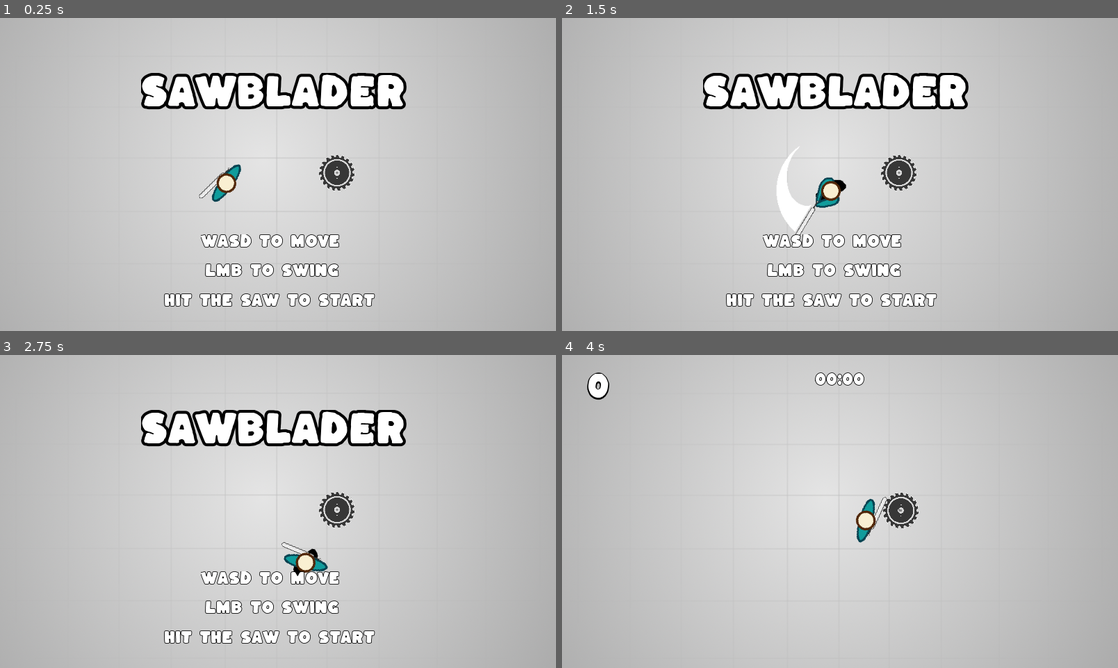
Above: before the commit, frames 1-4 (two rows, left to right).
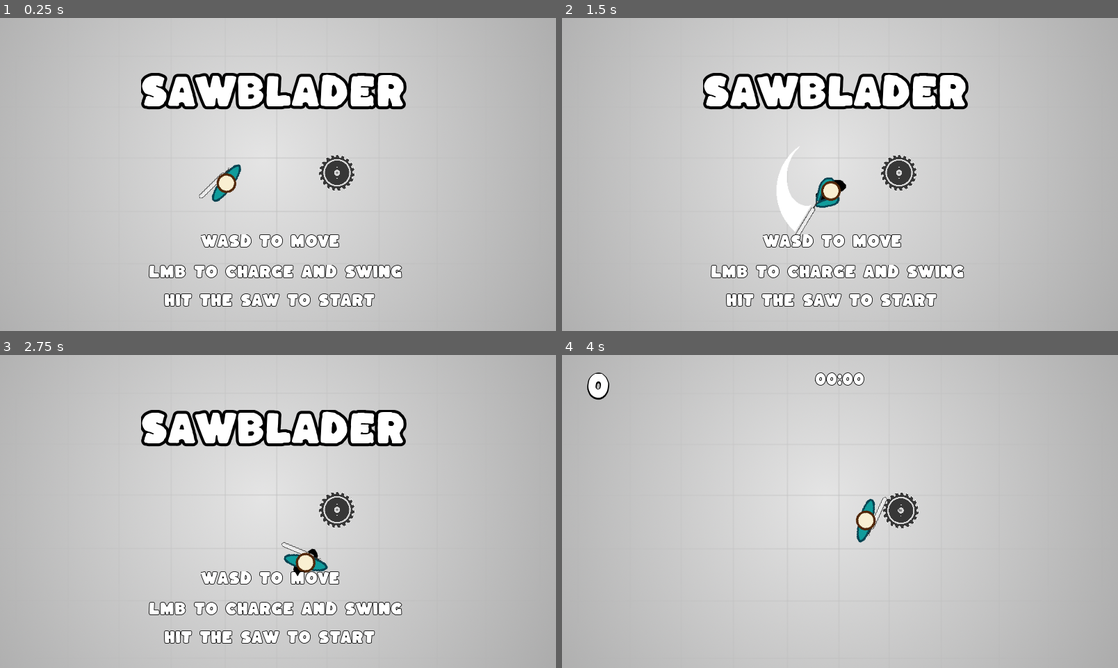
Above: after the commit, the same moments.

Repository: Zircon332/Sawblader
Game: Godot game, scene res://scenes/main.tscn
The game is run twice, just before and just after one commit, with the same random seed, the same clock (stepped at 60 frames per second) and the same inputs.
Inputs (mouse positions are in pixels of both pictures, inside the frame that each line leads up to):
- Up to frame 1 (0.25 s): no input
- Up to frame 2 (1.5 s): tap Enter at 0.5 s; move the mouse to (962, 158) at 0.52 s; hold D (move_right) 0.53-1.28 s; click (962, 158) at 0.6 s; move the mouse to (728, 190) at 1.27 s; hold S (move_down) from 1.28 s (still down); click (728, 190) at 1.35 s
- Up to frame 3 (2.75 s): move the mouse to (333, 442) at 2.02 s; release S (move_down) at 2.03 s; hold D (move_right) from 2.03 s (still down); click (333, 442) at 2.1 s
- Up to frame 4 (4 s): move the mouse to (812, 574) at 2.77 s; release D (move_right) at 2.78 s; hold W (move_up) 2.78-3.53 s; click (812, 574) at 2.85 s; move the mouse to (1006, 558) at 3.52 s; hold A (move_left) from 3.53 s (still down); click (1006, 558) at 3.6 s

The runs differ from the first frame. In frame 1, 1.4% of the frame differs, in the area x 26-73%, y 78-84%; in frame 2, 1.4%; in frame 3, 1.4%; in frame 4, nothing differs.

Commit message:
add 'charge' word to instructions

Diff:
--- a/scenes/main.tscn
+++ b/scenes/main.tscn
@@ -70,12 +70,12 @@
 text = "Hit the saw to start"
 
 [node name="Text2" type="RichTextLabel" parent="UI/StartScreen"]
-margin_left = 354.0
-margin_top = 423.0
-margin_right = 615.0
-margin_bottom = 462.0
+margin_left = 257.0
+margin_top = 426.0
+margin_right = 712.0
+margin_bottom = 457.0
 rect_min_size = Vector2( 0, 20 )
-text = "LMB to swing"
+text = "LMB to charge and swing"
 
 [node name="HUD" type="Control" parent="UI"]
 visible = false
